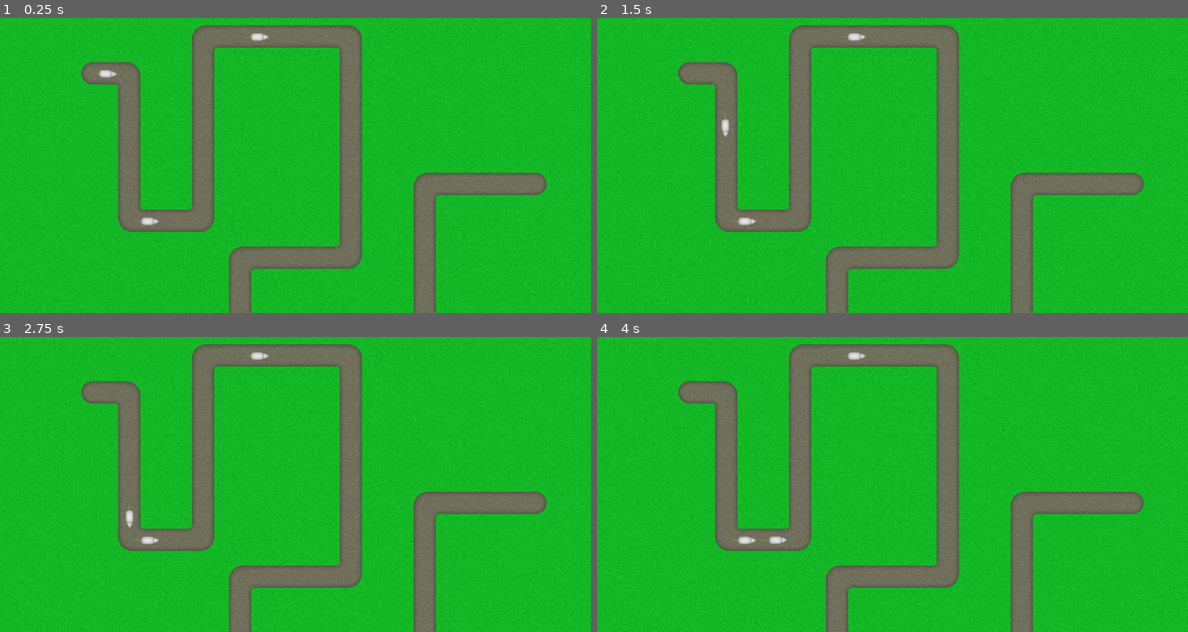
Above: before the commit, frames 1-4 (two rows, left to right).
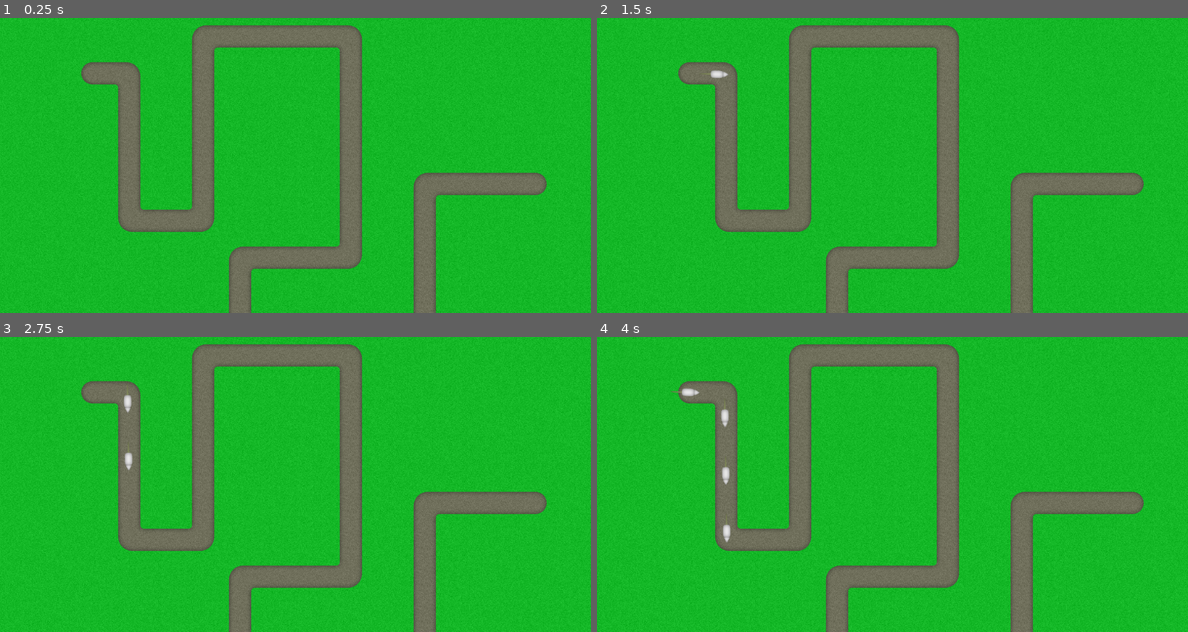
Above: after the commit, the same moments.

Repository: vibrunazo/godot-cats
Game: Godot game, scene res://scenes/Map.tscn
Two runs of this game, one before a commit and one after it. Both use one fixed random seed, a clock stepped at 60 frames per second and the inputs below.
Inputs:
- Up to frame 1 (0.25 s): no input
- Up to frame 2 (1.5 s): tap Enter at 0.5 s
- Up to frame 3 (2.75 s): no input
- Up to frame 4 (4 s): no input

The runs differ from the first frame. In frame 1, 0.2% of the frame differs, in the area x 16-46%, y 5-71%; in frame 2, 0.3%; in frame 3, 0.3%; in frame 4, 0.5%, in the area x 12-46%, y 5-71%.

Commit message:
add mice with timer

Diff:
--- a/project.godot
+++ b/project.godot
@@ -7,6 +7,16 @@
 ;   param=value ; assign values to parameters
 
 config_version=4
+
+_global_script_classes=[ {
+"base": "PathFollow2D",
+"class": "Mouse",
+"language": "GDScript",
+"path": "res://scenes/Mouse.gd"
+} ]
+_global_script_class_icons={
+"Mouse": "res://assets/mouse01.png"
+}
 
 [application]
 
--- /dev/null
+++ b/scenes/Map.gd
@@ -0,0 +1,22 @@
+extends Node2D
+
+
+var el_path: Path2D
+var mouse_scene = preload("res://scenes/Mouse.tscn")
+
+# Called when the node enters the scene tree for the first time.
+func _ready():
+	el_path = $Path2D
+
+
+# Called every frame. 'delta' is the elapsed time since the previous frame.
+#func _process(delta):
+#	pass
+
+func spawn_new_mouse():
+	var mouse = mouse_scene.instance()
+	mouse.position = Vector2(0, 0)
+	el_path.add_child(mouse)
+
+func _on_SpawnTimer_timeout():
+	spawn_new_mouse()
--- a/scenes/Map.tscn
+++ b/scenes/Map.tscn
@@ -1,7 +1,7 @@
 [gd_scene load_steps=6 format=2]
 
 [ext_resource path="res://assets/terrain.png" type="Texture" id=1]
-[ext_resource path="res://scenes/Mouse.tscn" type="PackedScene" id=2]
+[ext_resource path="res://scenes/Map.gd" type="Script" id=3]
 
 [sub_resource type="TileSet" id=1]
 0/name = "grass"
@@ -59,6 +59,7 @@
 }
 
 [node name="Map" type="Node2D"]
+script = ExtResource( 3 )
 
 [node name="TileMap" type="TileMap" parent="."]
 tile_set = SubResource( 1 )
@@ -70,17 +71,10 @@
 format = 1
 tile_data = PoolIntArray( 5, 0, 1, 6, 0, 0, 7, 0, 0, 8, 0, 0, 9, 0, 2, 65538, 0, 131072, 65539, 0, 2, 65541, 0, 65536,  …(532 unchanged characters)…
 
-[node name="Mice" type="Node2D" parent="."]
-
-[node name="Mouse2" parent="Mice" instance=ExtResource( 2 )]
-position = Vector2( 256, 353 )
-
-[node name="Mouse3" parent="Mice" instance=ExtResource( 2 )]
-position = Vector2( 446, 33 )
-
 [node name="Path2D" type="Path2D" parent="."]
 curve = SubResource( 3 )
 
-[node name="Mouse" parent="Path2D" instance=ExtResource( 2 )]
-position = Vector2( 158, 96 )
-rotation = 0.0317381
+[node name="SpawnTimer" type="Timer" parent="."]
+autostart = true
+
+[connection signal="timeout" from="SpawnTimer" to="." method="_on_SpawnTimer_timeout"]
--- a/scenes/Mouse.gd
+++ b/scenes/Mouse.gd
@@ -1,10 +1,12 @@
 extends PathFollow2D
 
+class_name Mouse, "res://assets/mouse01.png"
 
 # Declare member variables here. Examples:
 # var a = 2
 # var b = "text"
 var t = 0
+export var speed := 100
 
 
 # Called when the node enters the scene tree for the first time.
@@ -17,5 +19,6 @@
 #	pass
 
 func _physics_process(delta):
-	t += delta * 100
+	t += delta * speed
 	offset = t
+#	print("I'm a mouse at %s" % position)
